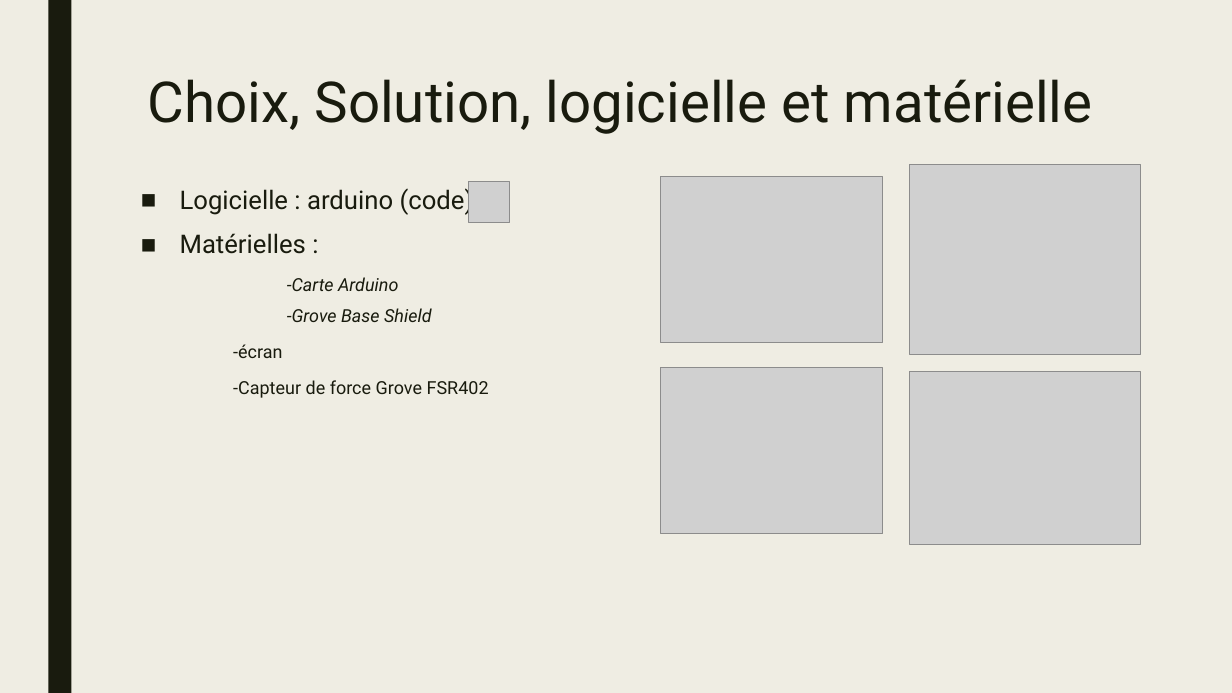
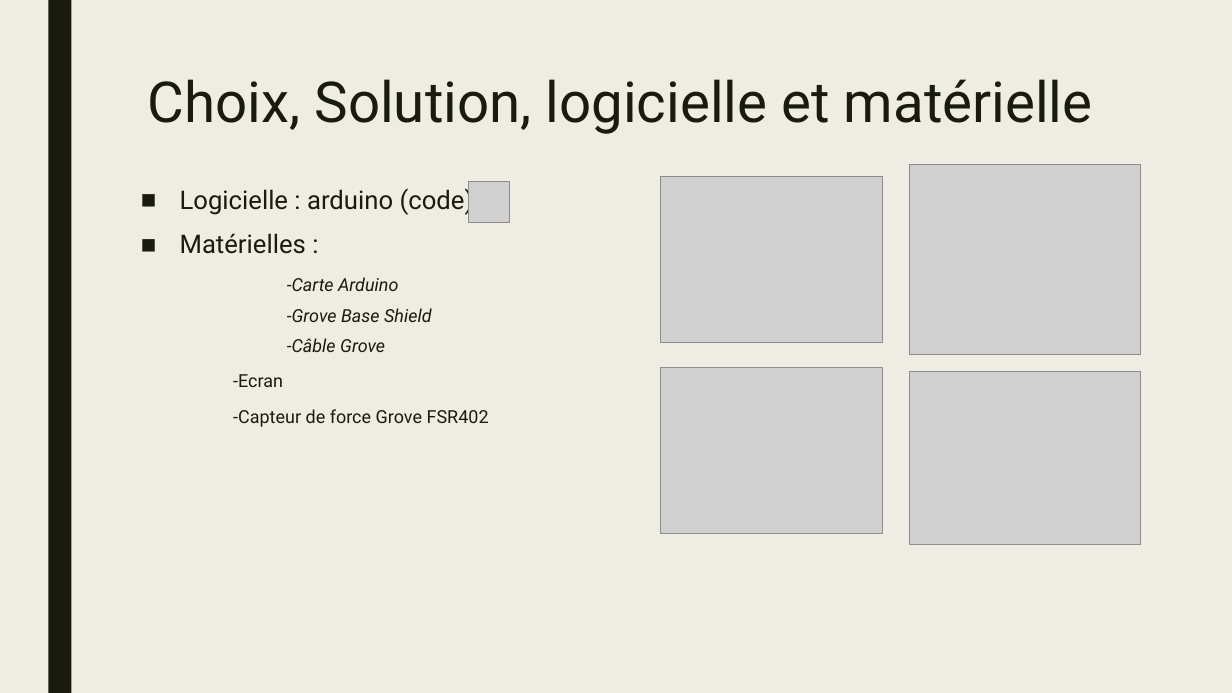
Before and after one commit to BoZhang-dev/Project-Joola, a slide deck: slide 8 of Notes/Presentation-Borui.pptx. Drawn at 1232x693 pixels with LibreOffice and Linux fonts; fonts in the diff are those of the drawing; grey boxes stand for pictures. Boxes give left, top, right and bottom in pixels: in the first picture for what was removed or moved away, otherwise in the second. Text is boxed around its words. In the diff, an @@ line names an element or a change of style, - is before the commit and + after.

```diff
--- a/Notes/Presentation-Borui.pptx
+++ b/Notes/Presentation-Borui.pptx
@@ text at [233, 338, 385, 387]: text changed; italic on @@
--écran
+  -Câble Grove
+-Ecran
```
Also in this commit, not shown: 3 other slides changed, 1 slide added.
